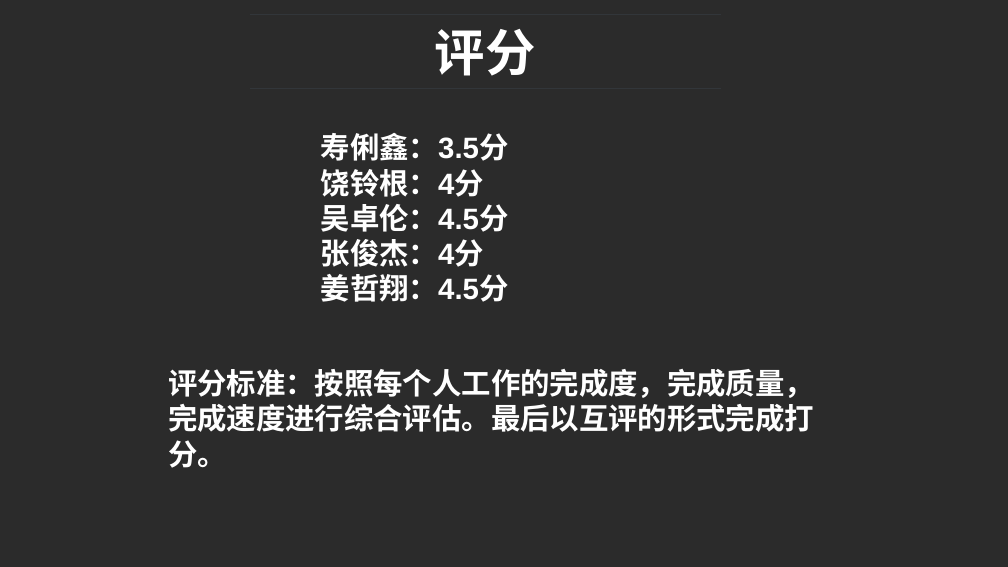
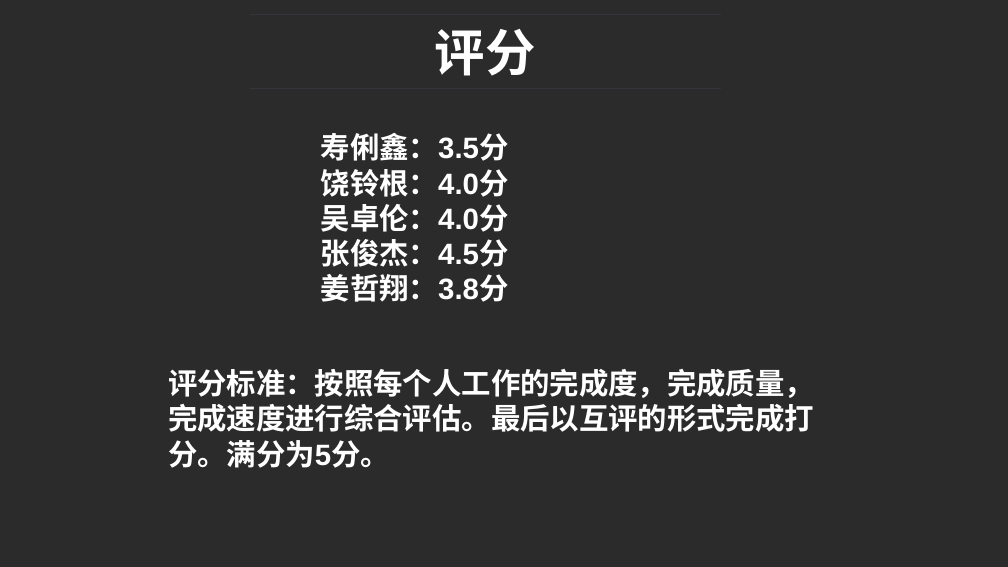
Before and after one commit to tmaczjj/2017work, a slide deck: slide 38 of week5/ppt文档/[prd-03,31501311]项目计划ppt.pptx. Drawn at 1008x567 pixels with LibreOffice and Linux fonts; fonts in the diff are those of the drawing; background and template pictures are left out; a plain dark background stands for a picture behind light text. Boxes give left, top, right and bottom in pixels: in the first picture for what was removed or moved away, otherwise in the second. Text is boxed around its words. In the diff, an @@ line names an element or a change of style, - is before the commit and + after.

```diff
--- a/week5/ppt文档/[prd-03,31501311]项目计划ppt.pptx
+++ b/week5/ppt文档/[prd-03,31501311]项目计划ppt.pptx
@@ text at (x1=321, y1=169, x2=509, y2=302): text changed @@
-饶铃根：4分
-吴卓伦：4.5分
-张俊杰：4分
-姜哲翔：4.5分
+饶铃根：4.0分
+吴卓伦：4.0分
+张俊杰：4.5分
+姜哲翔：3.8分
@@ text at (x1=168, y1=369, x2=814, y2=468): text changed @@
-评分标准：按照每个人工作的完成度，完成质量，完成速度进行综合评估。最后以互评的形式完成打分。
+评分标准：按照每个人工作的完成度，完成质量，完成速度进行综合评估。最后以互评的形式完成打分。满分为5分。
```
Also in this commit, not shown: 4 other slides changed, 3 slides added, 3 slides removed, 6 other files.
